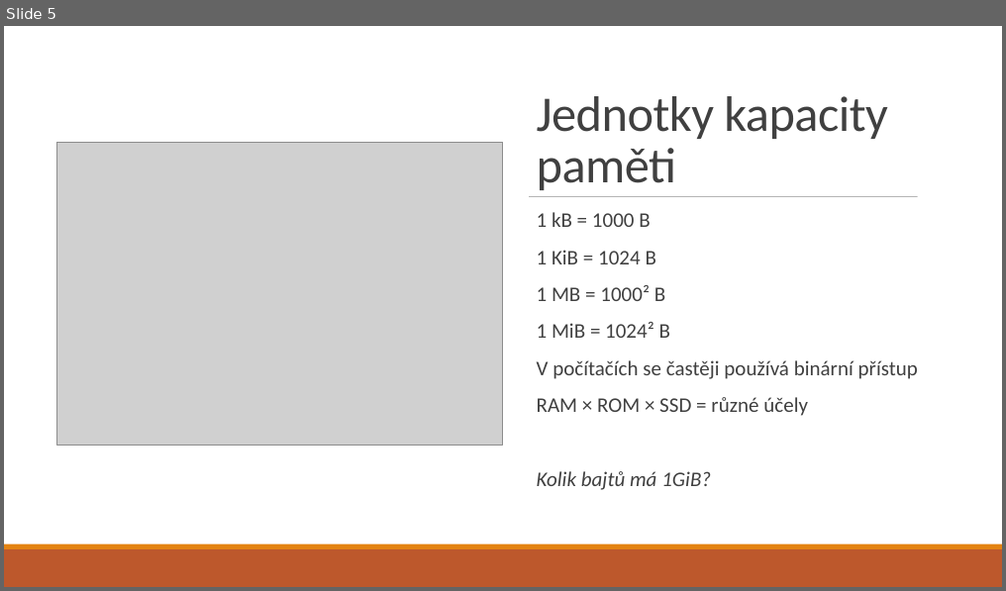
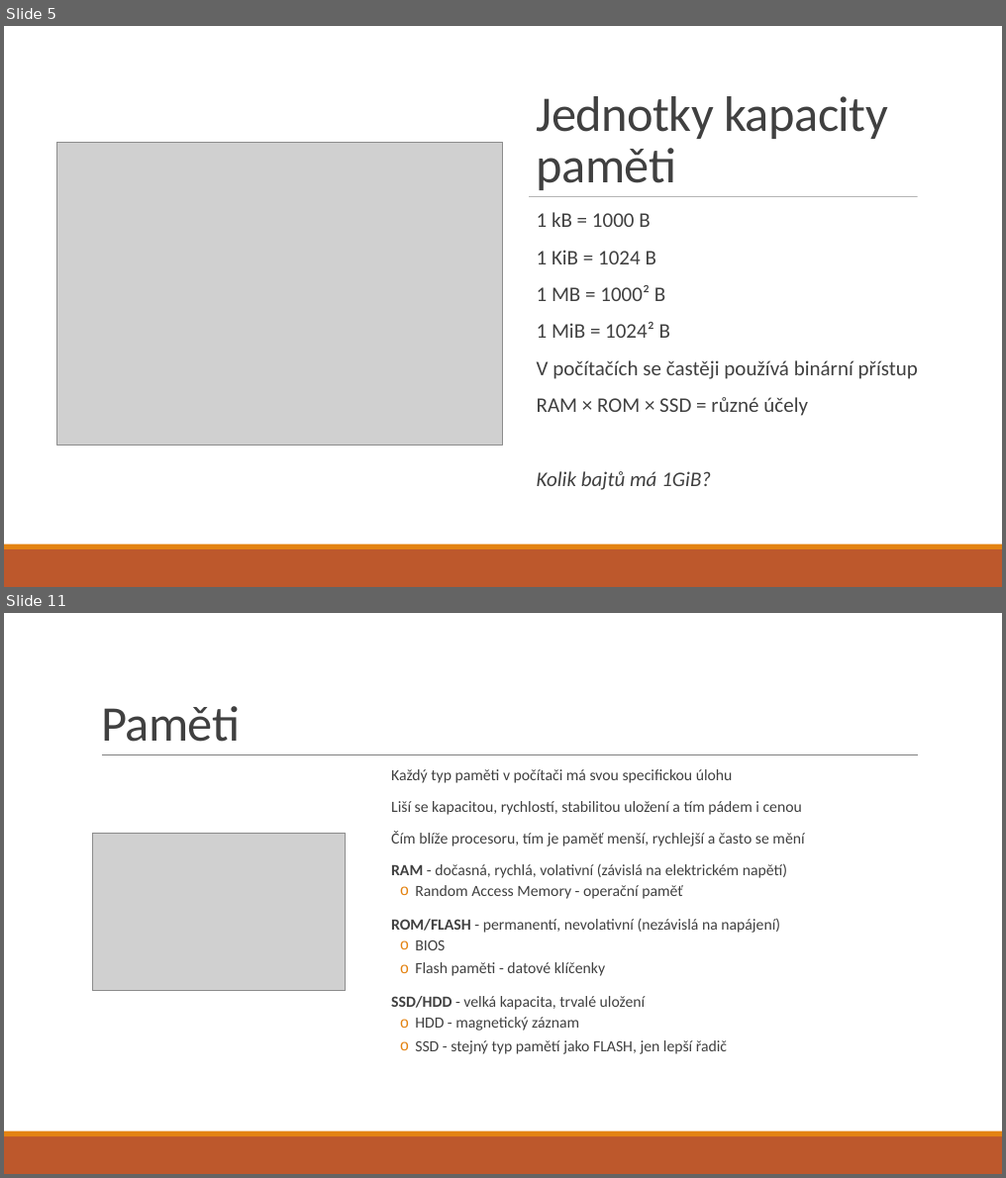
Before and after one commit to dawissl/hradebni-dmg, a slide deck: prezentace/1. ročník/04 - hardware.pptx. Shown one above the other, each under a label of ours: slide 5 before the commit, slides 5 and 11 after it; the slides between them are not shown. The pictures are 1006x591 and 1006x1178 pixels, drawn with LibreOffice and Linux fonts; fonts in the diff are those of the drawing; grey boxes stand for pictures. Boxes give left, top, right and bottom in pixels: in the first picture for what was removed or moved away, otherwise in the second. Text is boxed around its words. In the diff, an @@ line names an element or a change of style, - is before the commit and + after.

```diff
--- a/prezentace/1. ročník/04 - hardware.pptx
+++ b/prezentace/1. ročník/04 - hardware.pptx
@@ slide 11 added at (4, 613, 1002, 1174), background #FFFFFF @@
@@ title added at (101, 706, 240, 742), 48 pt, text #404040 @@
+Paměti
@@ line added from (102, 756) to (918, 756), #808080 0.5 pt @@
@@ text added at (391, 769, 804, 1055), 15 pt, text #404040 @@
+  Každý typ paměti v počítači má svou specifickou úlohu
+  Liší se kapacitou, rychlostí, stabilitou uložení a tím pádem i cenou
+  Čím blíže procesoru, tím je paměť menší, rychlejší a často se mění
+  RAM - dočasná, rychlá, volativní (závislá na elektrickém napětí)
+  o Random Access Memory - operační paměť
+  ROM/FLASH - permanentí, nevolativní (nezávislá na napájení)
+  o BIOS
+  o Flash paměti - datové klíčenky
+  SSD/HDD - velká kapacita, trvalé uložení
+  o HDD - magnetický záznam
+  o SSD - stejný typ pamětí jako FLASH, jen lepší řadič
@@ picture added at (92, 833, 346, 992) @@
@@ rectangle added at (4, 1137, 1002, 1174), fill #BD582C @@
@@ rectangle added at (4, 1132, 1002, 1137), fill #E48312 @@
```
Also in this commit, not shown: 3 slides changed, 4 other slides added.
